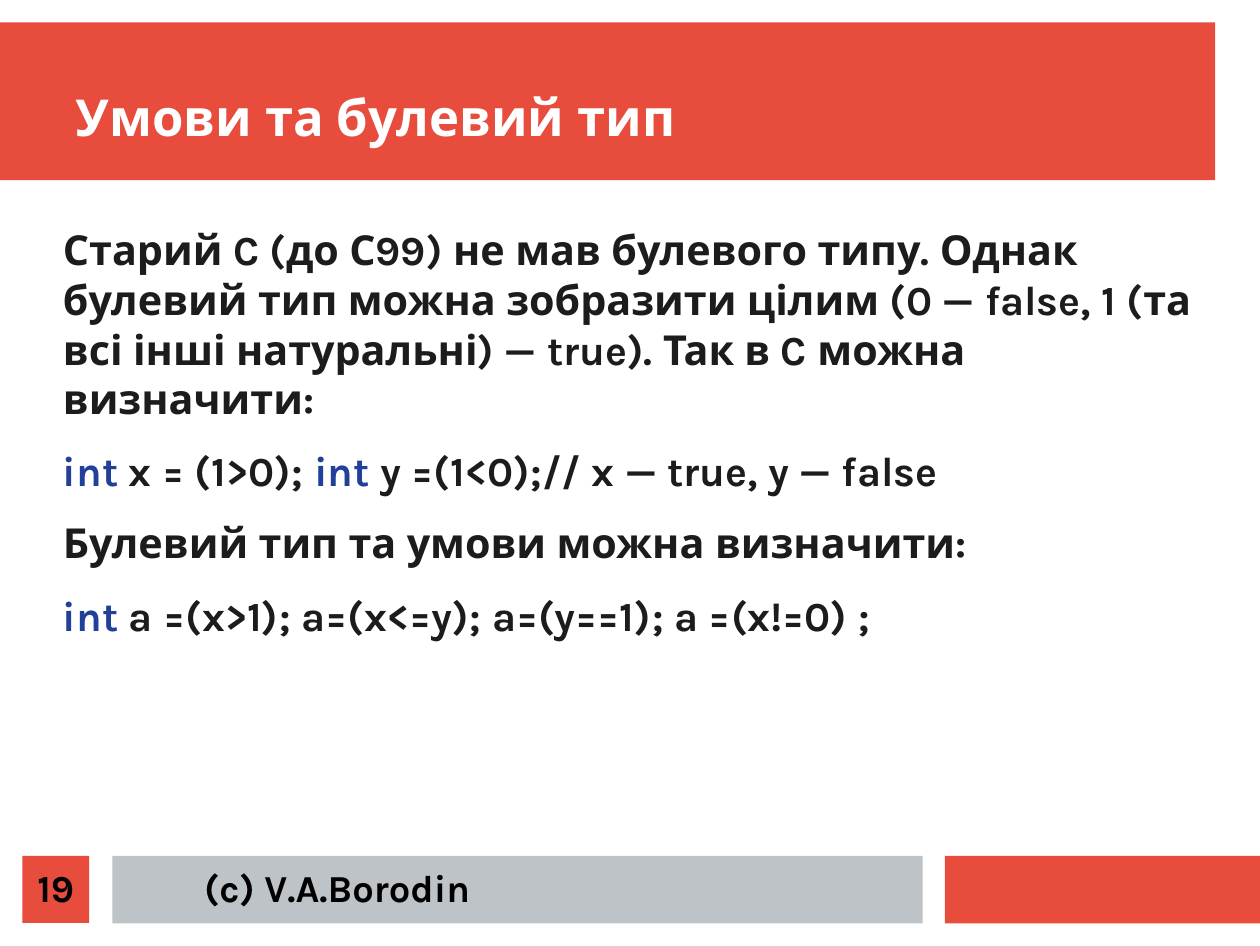
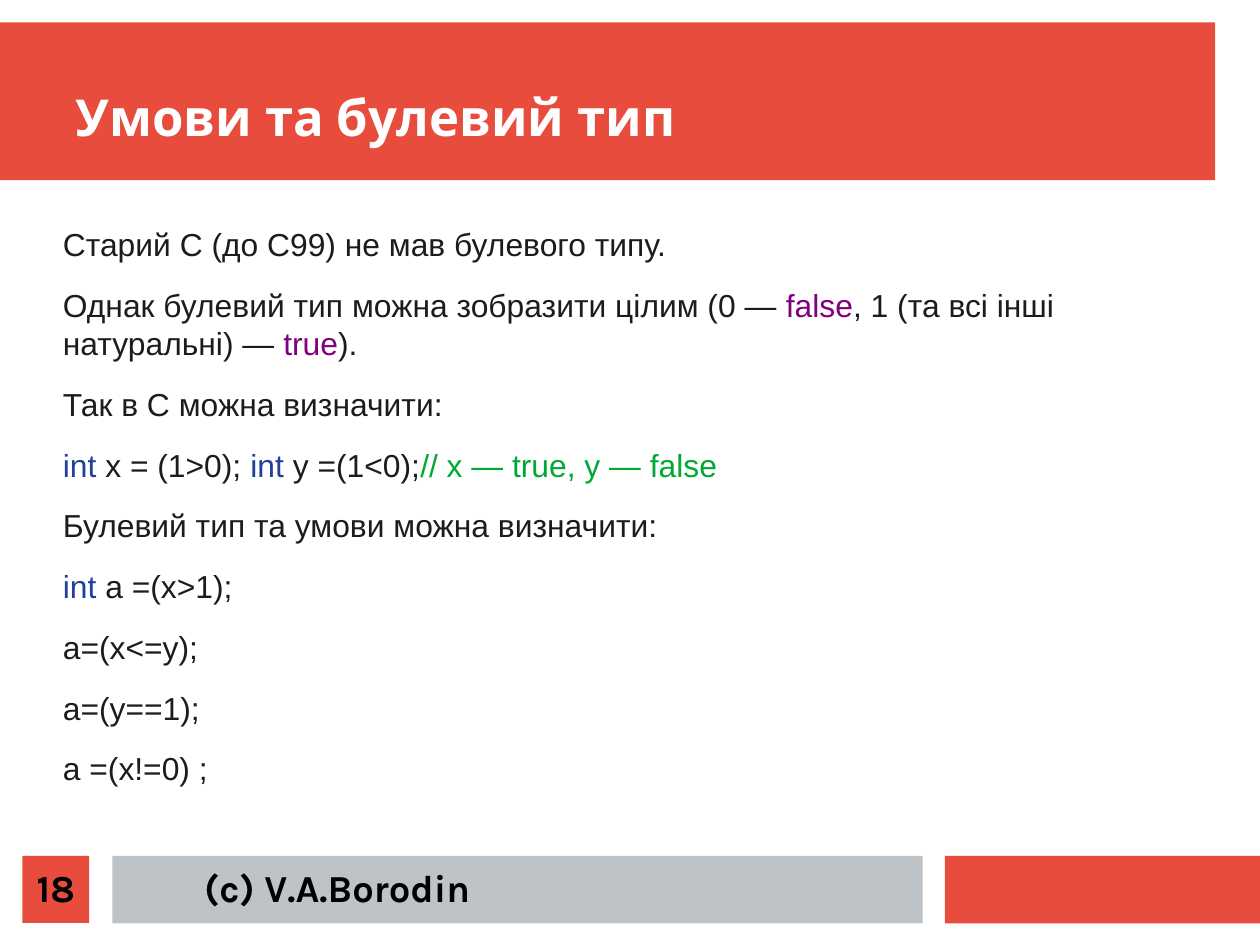
Before and after one commit to mecchmatProjects/CppCourse, a slide deck: slide 18 of Lect02/CppTutorUkr1.ppt (slide 19 before the commit). Drawn at 1260x946 pixels with LibreOffice and Linux fonts; fonts in the diff are those of the drawing. Boxes give left, top, right and bottom in pixels: in the first picture for what was removed or moved away, otherwise in the second. Text is boxed around its words. In the diff, an @@ line names an element or a change of style, - is before the commit and + after.

```diff
--- a/Lect02/CppTutorUkr1.ppt
+++ b/Lect02/CppTutorUkr1.ppt
@@ text at box(63, 232, 1054, 417): text changed; size 26 to 20 pt; font Karla to Arial; bold off @@
-Старий C (до С99) не мав булевого типу. Однак булевий тип можна зобразити цілим (0 — false, 1 (та всі інші натуральні) — true). Так в C можна визначити:
+Старий C (до С99) не мав булевого типу.
+Однак булевий тип можна зобразити цілим (0 — false, 1 (та всі інші натуральні) — true).
+Так в C можна визначити:
@@ text at box(63, 454, 717, 543): size 26 to 20 pt, font Karla to Arial, bold off in "int x = (1>0); int y =(1<0);// ...", "Булевий тип та умови можна визначити:"; text colour #1C1C1C to #00A933 in "=(1<0);// x — true, y — false" @@
@@ text at box(63, 575, 233, 786): text changed; size 26 to 20 pt; font Karla to Arial; bold off @@
-int a =(x>1); a=(x<=y); a=(y==1); a =(x!=0) ;
+int a =(x>1);
+a=(x<=y);
+a=(y==1);
+a =(x!=0) ;
@@ page number at box(37, 876, 75, 903): text changed @@
-19
+18
```
Also in this commit, not shown: 13 other slides changed, 2 slides added, 2 slides removed, 4 other files.
